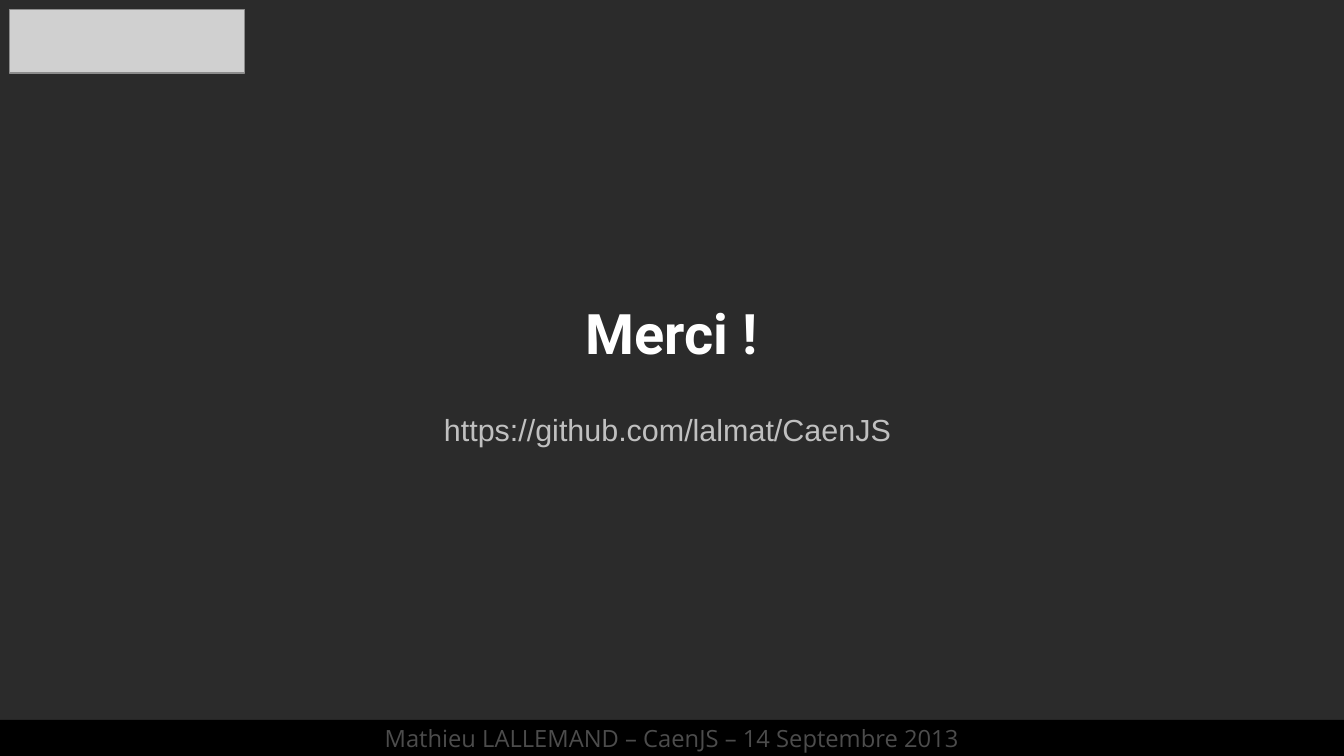
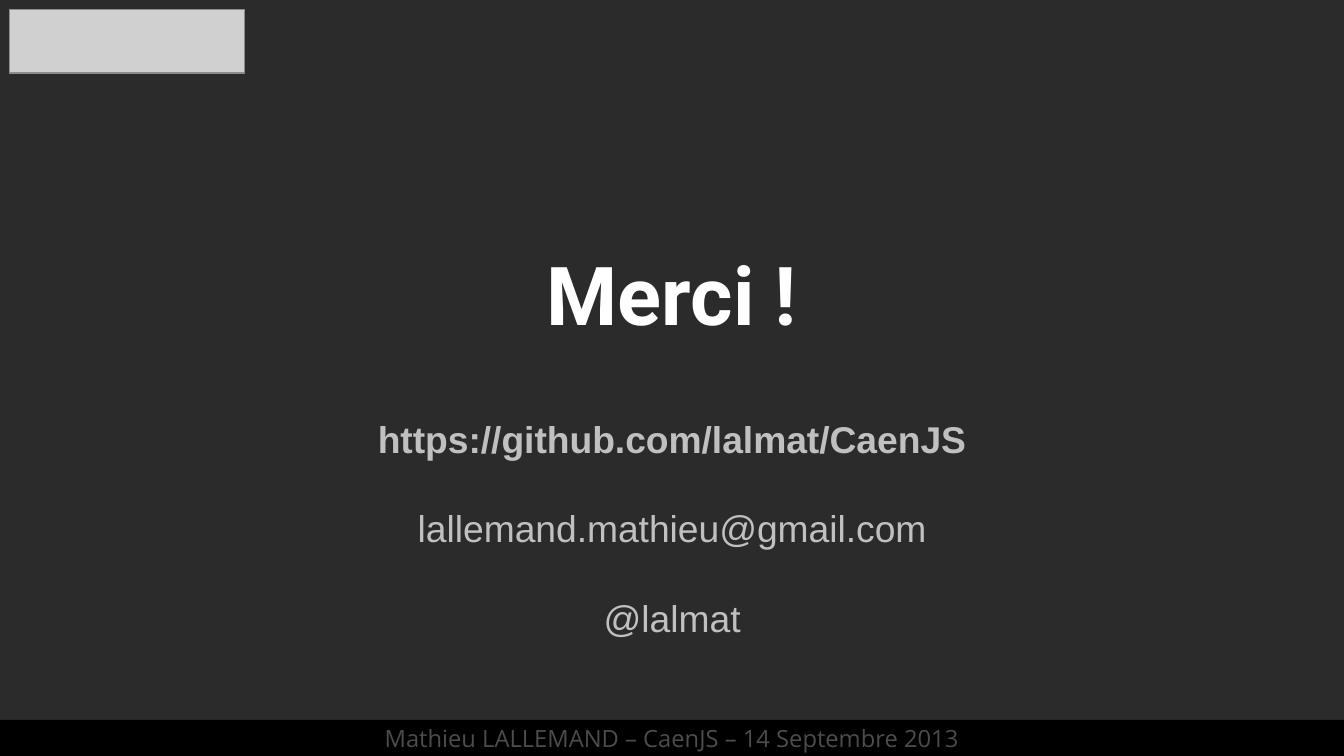
Before and after one commit to lalmat/CaenJS, a slide deck: slide 18 of Présentation/CaenJS - nodeJS.odp. Drawn at 1344x756 pixels with LibreOffice and Linux fonts; fonts in the diff are those of the drawing; grey boxes stand for pictures; background and template pictures are left out; a plain dark background stands for a picture behind light text. Boxes give left, top, right and bottom in pixels: in the first picture for what was removed or moved away, otherwise in the second. Text is boxed around its words. In the diff, an @@ line names an element or a change of style, - is before the commit and + after.

```diff
--- a/Présentation/CaenJS - nodeJS.odp
+++ b/Présentation/CaenJS - nodeJS.odp
@@ title "Merci !": place and size @@
-title "Merci !" at box(586, 312, 729, 355)
+title "Merci !" at box(547, 265, 755, 326)
@@ title "Merci !" at box(547, 265, 755, 326): size 33 to 48 pt @@
@@ text "https://github.com/lalmat/CaenJS": place and size @@
-text "https://github.com/lalmat/CaenJS" at box(444, 419, 891, 447)
+text "https://github.com/lalmat/CaenJS" at box(378, 426, 966, 637)
@@ text at box(378, 426, 966, 461): size 18 to 22 pt, bold on in "https://github.com/lalmat/CaenJS"; alignment left to centre @@
@@ text at box(418, 515, 927, 637): paragraphs added @@
+lallemand.mathieu@gmail.com
+@lalmat
```
Also in this commit, not shown: 13 other slides changed, 2 slides removed.
